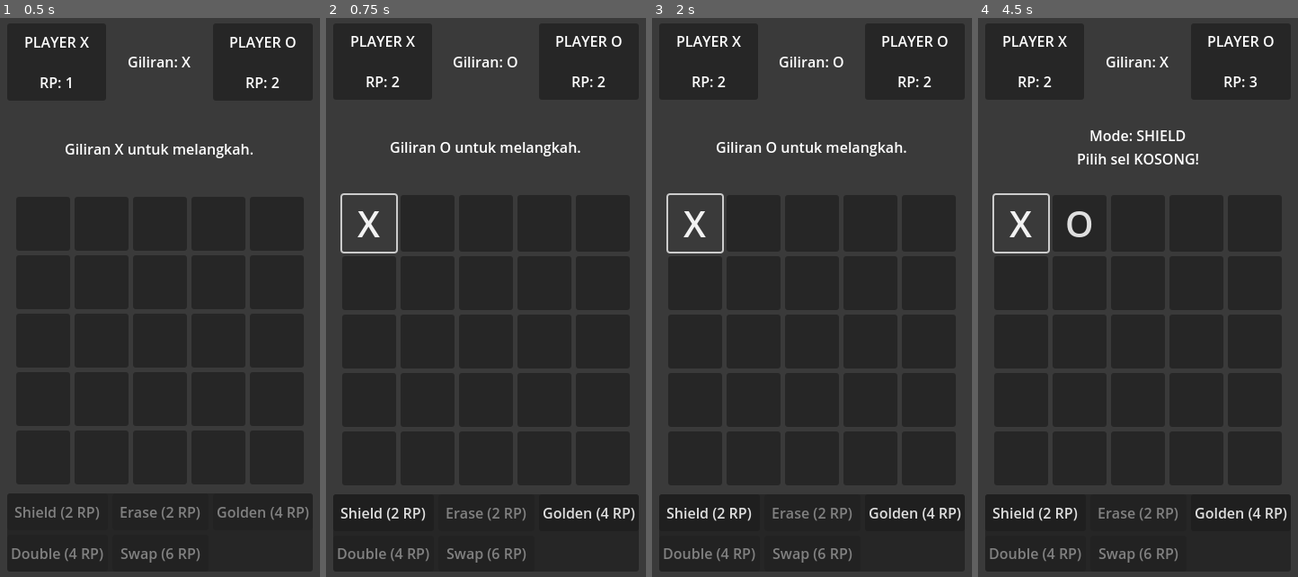
Above: before the commit, frames 1-4 (left to right).
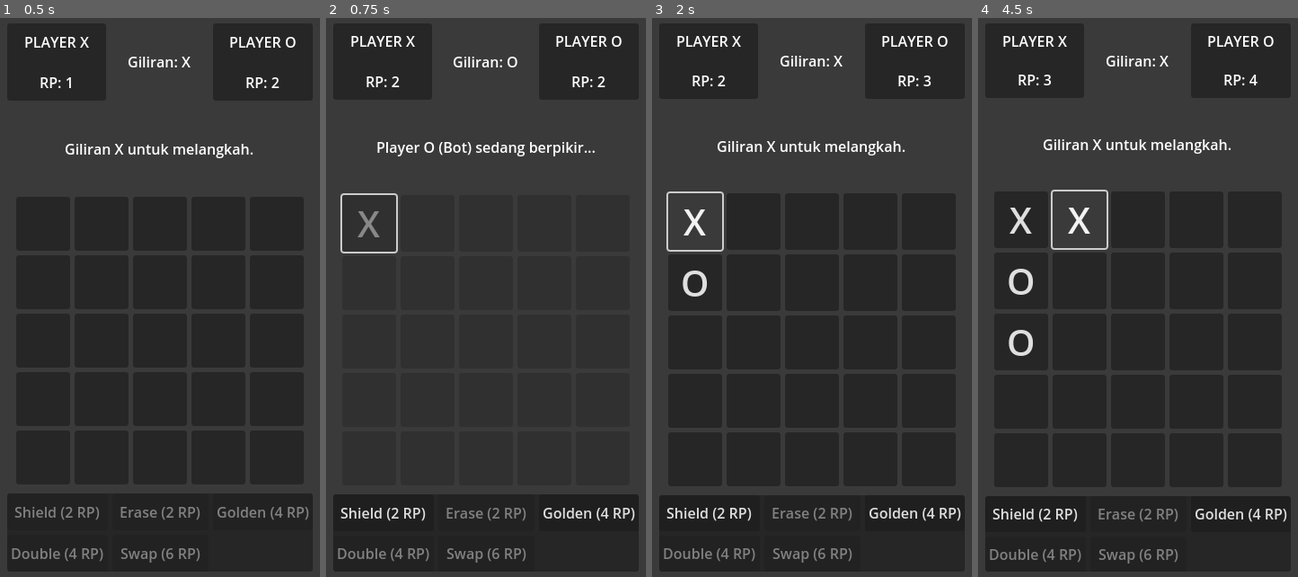
Above: after the commit, the same moments.

Repository: ndikabunder/tic-tac-toe-power-up
Game: Godot game, scene res://game_screen.tscn
Same seed, same stepped clock (60 frames per second), same inputs: the game is played once before the commit and once after it.
Inputs (mouse positions are in pixels of both pictures, inside the frame that each line leads up to; where the layout moved, square brackets give the same spot in the first picture):
- Up to frame 1 (0.5 s): no input
- Up to frame 2 (0.75 s): click (367, 224) at 0.5 s
- Up to frame 3 (2 s): click (693, 224) at 1.25 s, where only the run before the commit has a clickable "X"
- Up to frame 4 (4.5 s): click (1080, 219) [1080, 224] at 2 s; click "Shield (2 RP)" at 2.75 s; click (1080, 224) at 3.5 s, where only the run before the commit has a clickable "O"; click "X" at 4.25 s

Frame 1 is identical in both runs. In frame 2, 0.9% of the frame differs, in the area x 9-84%, y 22-40%; in frame 3, 1.7%; in frame 4, 3.8%, in the area x 2-98%, y 6-98%.

Commit message:
Implement bot functionality and timer for AI turns in TicTacToe PowerUp

Diff:
--- a/game_screen.gd
+++ b/game_screen.gd
@@ -23,11 +23,11 @@
 const BOARD_SIZE = 5
 const WIN_STREAK = 4
 
+@export var is_bot_active = true  # Aktifkan/matikan bot dari Godot Editor
+
 # ===================================================================
 #   REFERENSI NODE (UI)
 # ===================================================================
-# Menggunakan @onready agar Godot bisa menemukan node ini saat game dimulai.
-# Ini jauh lebih aman dan efisien daripada menggunakan string "$..." berulang kali.
 @onready var status_label = $MainVBox/StatusLabel
 @onready var turn_indicator = $MainVBox/Header/TurnIndicator
 @onready var player_x_rp_label = $MainVBox/Header/PlayerX_Info/VBox/PlayerX_RP_Label
@@ -36,6 +36,7 @@
 @onready var win_screen = $WinScreen
 @onready var win_label = $WinScreen/VBox/WinLabel
 @onready var restart_button = $WinScreen/VBox/RestartButton
+@onready var bot_timer = $BotTimer  # Referensi ke Node Timer yang baru Anda buat
 
 # Dictionary untuk menyimpan referensi tombol power-up
 @onready var powerup_buttons = {
@@ -47,6 +48,12 @@
 }
 
 # ===================================================================
+#   VARIABEL STATE BOT
+# ===================================================================
+
+var is_bot_thinking = false
+
+# ===================================================================
 #   VARIABEL STATE GAME
 # ===================================================================
 var board_state = []
@@ -102,6 +109,11 @@
 	_setup_board_signals()
 	_setup_powerup_signals()
 	restart_button.pressed.connect(reset_game)
+
+	# --- Hubungkan Timer Bot ---
+	bot_timer.timeout.connect(_on_bot_timer_timeout)
+	# -------------------------
+
 	reset_game()
 
 
@@ -135,6 +147,11 @@
 
 # Fungsi ini sekarang jauh lebih bersih, hanya sebagai "router"
 func _on_cell_pressed(index):
+	# --- Pengecekan Bot ---
+	if is_bot_thinking or (is_bot_active and current_turn == Player.O):
+		return  # Jangan lakukan apa-apa jika bot sedang mikir atau giliran bot
+	# ---------------------------
+
 	# 1. Cek Shield dulu (prioritas tertinggi)
 	if index == shielded_cell:
 		status_label.text = "Sel ini dilindungi Shield!"
@@ -301,6 +318,12 @@
 	# Ganti giliran
 	current_turn = get_opponent()
 
+	# --- Pemicu Bot ---
+	# Jika game aktif, bot diaktifkan, dan giliran O
+	if game_active and is_bot_active and current_turn == Player.O:
+		_execute_bot_turn()
+	# -------------------------
+
 
 # Fungsi Cek Menang (Logika sudah bagus, hanya diberi komentar)
 func check_for_win():
@@ -377,14 +400,21 @@
 	# Reset variabel state
 	current_turn = Player.X
 	game_active = true
-	# Player X (P1) mulai dengan 1 RP, Player O (P2) mulai dengan 2 RP
+	# Player X (P1) mulai dengan 1 RP, Player O (P2) mulai dengan 2 RP (Balanced)
 	player_rp = {Player.X: 1, Player.O: 2}
 	active_power_up = PowerUpState.NONE
 	shielded_cell = -1
 	swap_cell_1 = -1
 
 	win_screen.visible = false
-	update_ui()  # Wajib panggil update_ui di akhir reset
+
+	# --- Reset Bot ---
+	is_bot_thinking = false
+	bot_timer.stop()
+	_set_board_interactive(true)  # Memastikan papan bisa diklik lagi
+	# -------------------------
+
+	update_ui()  # Panggil update_ui di akhir reset
 
 
 # ===================================================================
@@ -408,6 +438,11 @@
 	# 3. Update Label Status (menggunakan Enum)
 	if game_active:
 		var status_text = "Giliran " + get_player_symbol_str(current_turn) + " untuk melangkah."
+
+		# Tambahan: Tampilkan status bot
+		if is_bot_thinking:
+			status_text = "Player O (Bot) sedang berpikir..."
+
 		match active_power_up:
 			PowerUpState.ERASE:
 				status_text = "Mode: HAPUS\nPilih sel LAWAN!"
@@ -455,6 +490,10 @@
 
 
 func _on_powerup_shield_pressed():
+	# --- Pengecekan Bot ---
+	if is_bot_thinking or (is_bot_active and current_turn == Player.O):
+		return
+	# ---------------------------
 	if not _can_activate_powerup(PowerUpState.SHIELD):
 		return
 	if get_current_player_rp() < SHIELD_COST:
@@ -465,6 +504,10 @@
 
 
 func _on_powerup_erase_pressed():
+	# --- [DIPERBAIKI] Pengecekan Bot ---
+	if is_bot_thinking or (is_bot_active and current_turn == Player.O):
+		return
+	# ---------------------------
 	if not _can_activate_powerup(PowerUpState.ERASE):
 		return
 	if get_current_player_rp() < ERASE_COST:
@@ -475,6 +518,10 @@
 
 
 func _on_powerup_golden_pressed():
+	# --- [DIPERBAIKI] Pengecekan Bot ---
+	if is_bot_thinking or (is_bot_active and current_turn == Player.O):
+		return
+	# ---------------------------
 	if not _can_activate_powerup(PowerUpState.GOLDEN):
 		return
 	if get_current_player_rp() < GOLDEN_COST:
@@ -485,6 +532,11 @@
 
 
 func _on_powerup_double_pressed():
+	# --- [DIPERBAIKI] Pengecekan Bot ---
+	if is_bot_thinking or (is_bot_active and current_turn == Player.O):
+		return
+	# ---------------------------
+
 	# Logika batal sedikit beda
 	if active_power_up == PowerUpState.DOUBLE_1 or active_power_up == PowerUpState.DOUBLE_2:
 		active_power_up = PowerUpState.NONE
@@ -507,6 +559,11 @@
 
 
 func _on_powerup_swap_pressed():
+	# --- [DIPERBAIKI] Pengecekan Bot ---
+	if is_bot_thinking or (is_bot_active and current_turn == Player.O):
+		return
+	# ---------------------------
+
 	# Logika batal juga beda
 	if active_power_up == PowerUpState.SWAP_1 or active_power_up == PowerUpState.SWAP_2:
 		active_power_up = PowerUpState.NONE
@@ -524,3 +581,150 @@
 	active_power_up = PowerUpState.SWAP_1
 	swap_cell_1 = -1
 	update_ui()
+
+
+# ===================================================================
+#   LOGIKA BOT (AI)
+# ===================================================================
+
+
+# Fungsi untuk menonaktifkan/mengaktifkan input pemain
+func _set_board_interactive(is_interactive):
+	# Nonaktifkan semua sel papan
+	for cell_button in game_board.get_children():
+		if cell_button is Button:
+			cell_button.disabled = not is_interactive
+
+	# Nonaktifkan semua tombol power-up
+	# Kita bisa nonaktifkan semua saat bot mikir
+	for button in powerup_buttons.values():
+		button.disabled = not is_interactive
+
+	# Saat mengaktifkan kembali, panggil update_ui()
+	# agar disabilitas tombol power-up sesuai RP
+	if is_interactive:
+		update_ui()
+
+
+# 1. Memulai giliran bot
+func _execute_bot_turn():
+	is_bot_thinking = true
+	_set_board_interactive(false)  # Matikan input human
+	status_label.text = "Player O (Bot) sedang berpikir..."
+
+	# Atur timer "berpikir" (0.75 - 1.5 detik) agar tidak instan
+	bot_timer.start(randf_range(0.75, 1.5))
+
+
+# 2. Logika inti AI (dipanggil setelah Timer selesai)
+func _on_bot_timer_timeout():
+	# Pengecekan keamanan
+	if not game_active or current_turn != Player.O:
+		is_bot_thinking = false
+		_set_board_interactive(true)
+		return
+
+	# PRIORITAS 1: Cari langkah untuk MENANG
+	var winning_move = _find_immediate_win(Player.O)
+	if winning_move != -1:
+		_handle_normal_click(winning_move)
+		is_bot_thinking = false
+		_set_board_interactive(true)
+		return
+
+	# PRIORITAS 2: Cari langkah untuk BLOKIR lawan
+	var blocking_move = _find_immediate_win(Player.X)
+	if blocking_move != -1:
+		_handle_normal_click(blocking_move)
+		is_bot_thinking = false
+		_set_board_interactive(true)
+		return
+
+	# PRIORITAS 3: (Logika Power-Up bisa ditambah di sini nanti)
+	# var bot_rp = player_rp[Player.O]
+	# if bot_rp >= ERASE_COST:
+	#     ... (logika erase) ...
+
+	# PRIORITAS 4: Lakukan langkah acak yang "baik"
+	var good_move = _find_good_random_move()
+	if good_move != -1:
+		_handle_normal_click(good_move)
+	else:
+		# Failsafe jika papan penuh (seharusnya tidak terjadi)
+		pass
+
+	is_bot_thinking = false
+	_set_board_interactive(true)  # Selesai berpikir, aktifkan lagi
+	# update_ui() akan dipanggil otomatis dari dalam _handle_normal_click
+
+
+# 3. HELPER AI: Mengecek semua sel kosong untuk kemenangan 1 langkah
+func _find_immediate_win(player_to_check):
+	# Kita perlu simbol "X" atau "O"
+	var symbol = get_player_symbol_str(player_to_check)
+
+	for i in range(board_state.size()):
+		# Cek hanya di sel yang kosong
+		if board_state[i] == "":
+			# 1. Coba letakkan bidak
+			board_state[i] = symbol
+
+			# 2. Cek apakah ini menang?
+			# Kita harus pura-pura giliran player tsb
+			var original_turn = current_turn
+			current_turn = player_to_check
+			var is_win = check_for_win()
+			current_turn = original_turn  # Kembalikan giliran
+
+			# 3. Hapus bidak (batalkan percobaan)
+			board_state[i] = ""
+
+			# 4. Jika tadi menang, ini langkahnya!
+			if is_win:
+				return i
+
+	return -1  # Tidak ada langkah menang instan
+
+
+# 4. HELPER AI: Mencari langkah acak di dekat bidak lain
+func _find_good_random_move():
+	var empty_cells = []
+	var good_cells = []  # Sel kosong yang tetanggaan sama bidak lain
+
+	for i in range(board_state.size()):
+		if board_state[i] == "":
+			empty_cells.append(i)
+
+			# Cek 8 tetangga
+			var is_adjacent = false
+			var r = i / BOARD_SIZE
+			var c = i % BOARD_SIZE
+
+			for dr in [-1, 0, 1]:
+				for dc in [-1, 0, 1]:
+					if dr == 0 and dc == 0:
+						continue  # Lewati diri sendiri
+
+					var nr = r + dr
+					var nc = c + dc
+
+					# Cek di dalam papan
+					if nr >= 0 and nr < BOARD_SIZE and nc >= 0 and nc < BOARD_SIZE:
+						var neighbor_index = nr * BOARD_SIZE + nc
+						if board_state[neighbor_index] != "":
+							is_adjacent = true
+							break
+				if is_adjacent:
+					break
+
+			if is_adjacent:
+				good_cells.append(i)
+
+	# Utamakan pilih dari sel yang "baik"
+	if not good_cells.is_empty():
+		return good_cells.pick_random()
+	# Jika tidak ada (misal di awal game), pilih dari semua sel kosong
+	elif not empty_cells.is_empty():
+		return empty_cells.pick_random()
+
+	return -1  # Papan penuh
--- a/game_screen.tscn
+++ b/game_screen.tscn
@@ -301,3 +301,7 @@
 layout_mode = 2
 size_flags_horizontal = 4
 text = "Main Lagi"
+
+[node name="BotTimer" type="Timer" parent="."]
+unique_name_in_owner = true
+one_shot = true
Not shown, added: README.md
